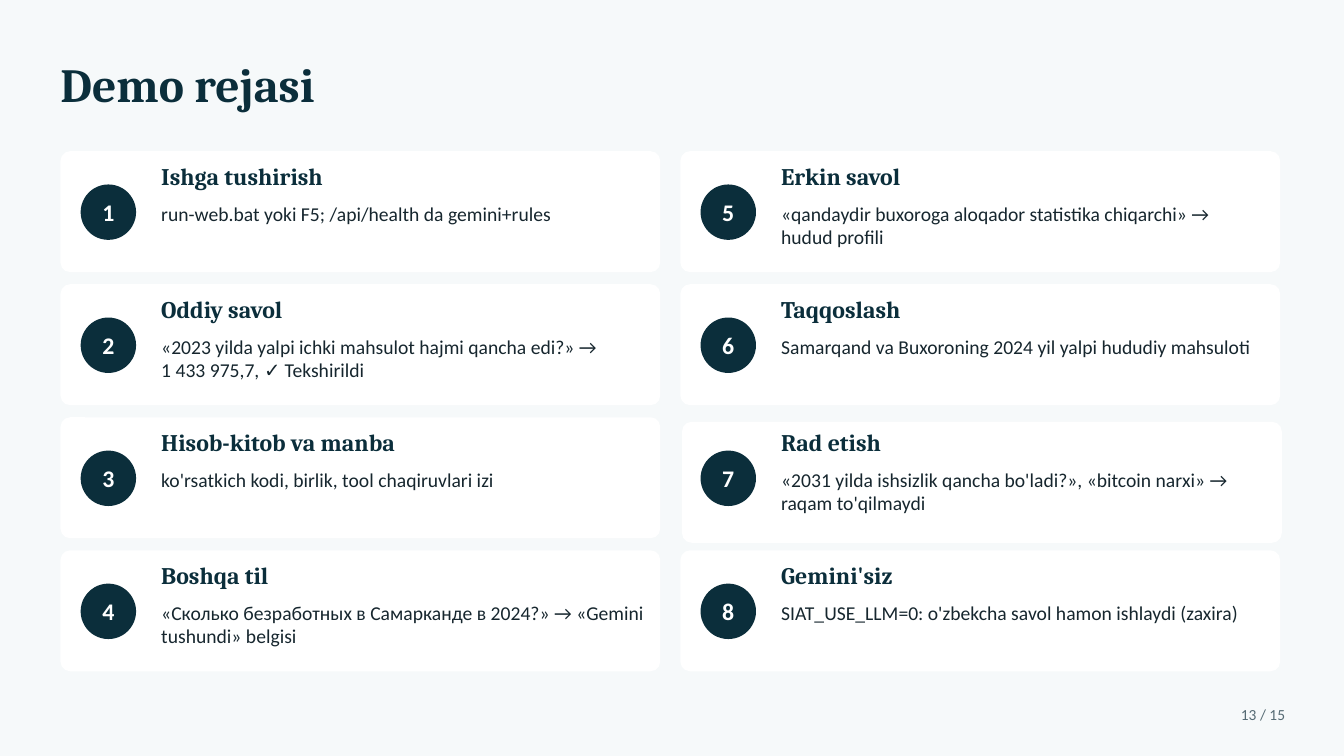
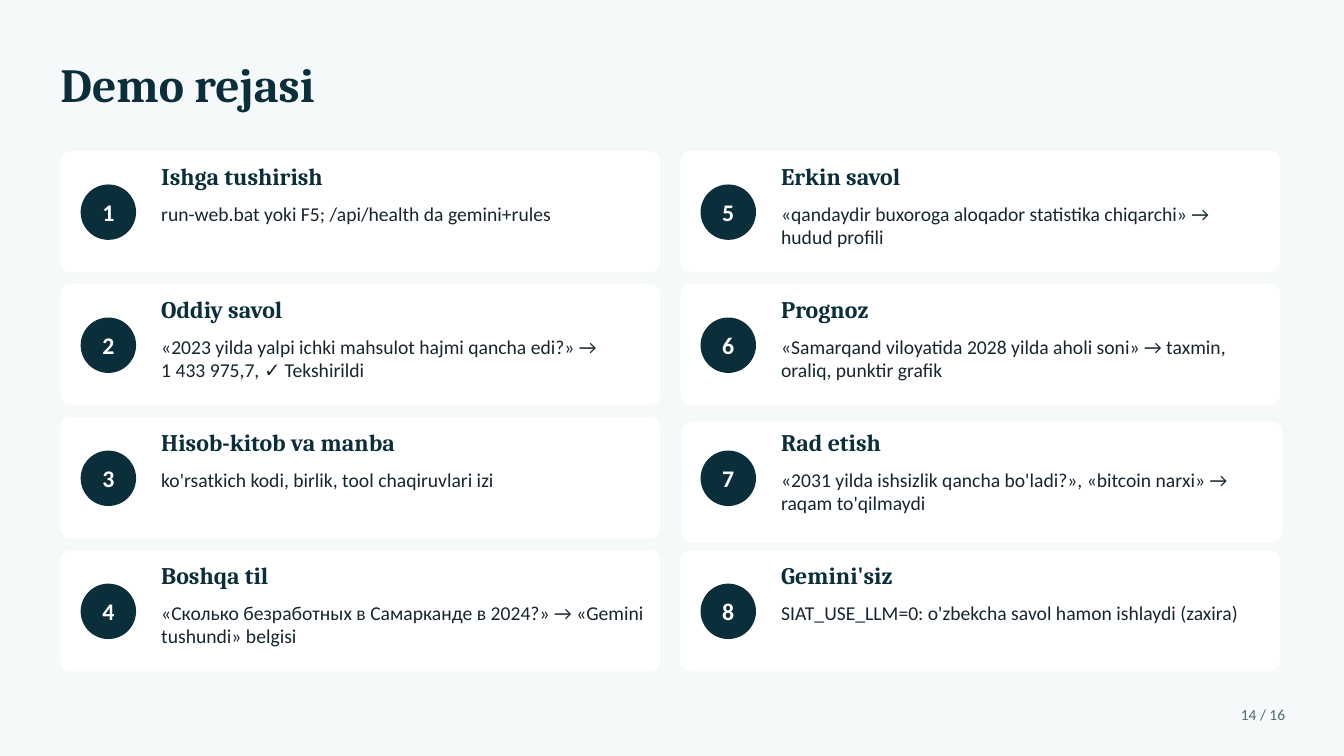
Before and after one commit to shaxzodr562-lab/MCP, a slide deck: slide 14 of SIAT_Yordamchi_taqdimot.pptx (slide 13 before the commit). Drawn at 1344x756 pixels with LibreOffice and Linux fonts; fonts in the diff are those of the drawing. Boxes give left, top, right and bottom in pixels: in the first picture for what was removed or moved away, otherwise in the second. Text is boxed around its words. In the diff, an @@ line names an element or a change of style, - is before the commit and + after.

```diff
--- a/SIAT_Yordamchi_taqdimot.pptx
+++ b/SIAT_Yordamchi_taqdimot.pptx
@@ text at bbox=[781, 302, 868, 323]: text changed @@
-Taqqoslash
+Prognoz
@@ text at bbox=[781, 340, 1225, 381]: text changed @@
-Samarqand va Buxoroning 2024 yil yalpi hududiy mahsuloti
+«Samarqand viloyatida 2028 yilda aholi soni» → taxmin, oraliq, punktir grafik
@@ text at bbox=[1241, 709, 1285, 720]: text changed @@
-13 / 15
+14 / 16
```
Also in this commit, not shown: 14 other slides changed, 1 slide added, 19 other files.
